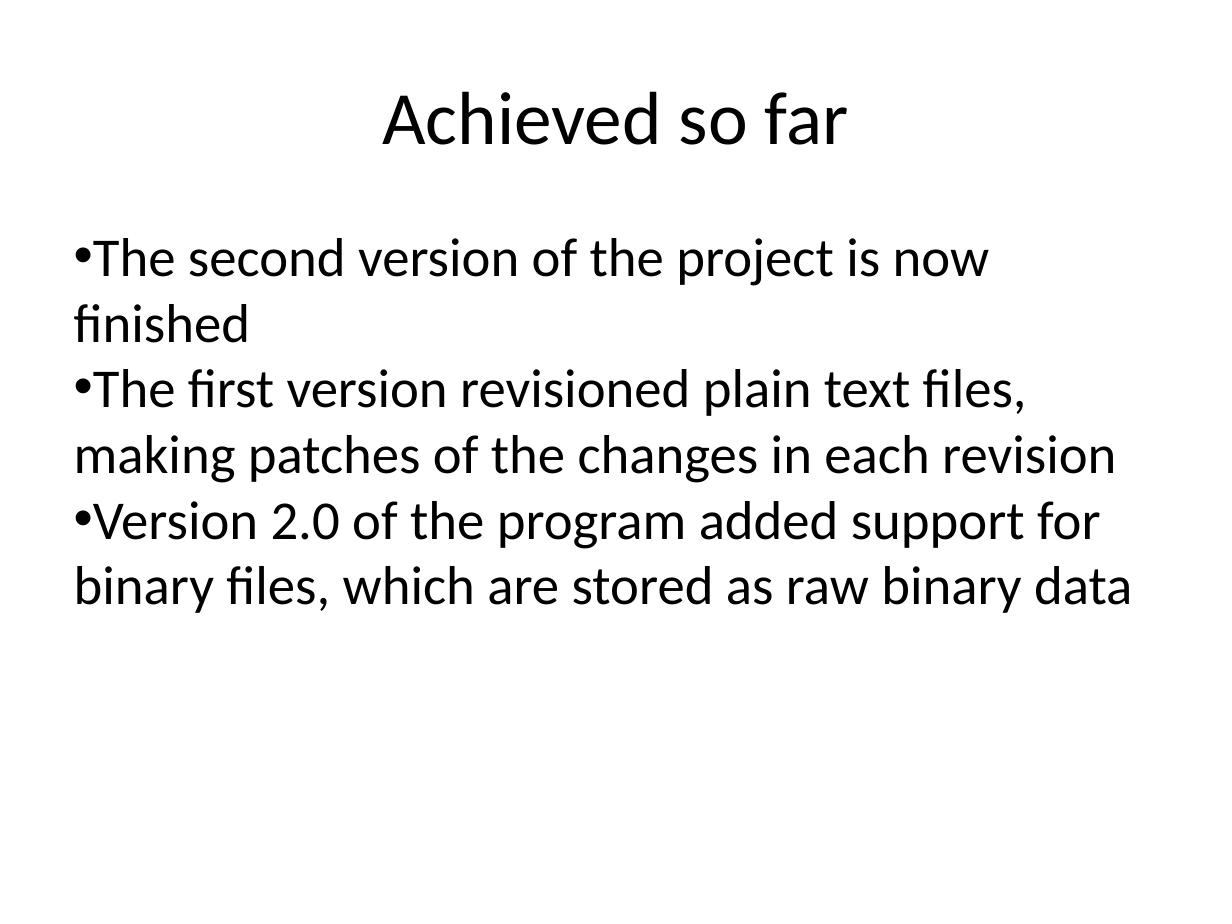
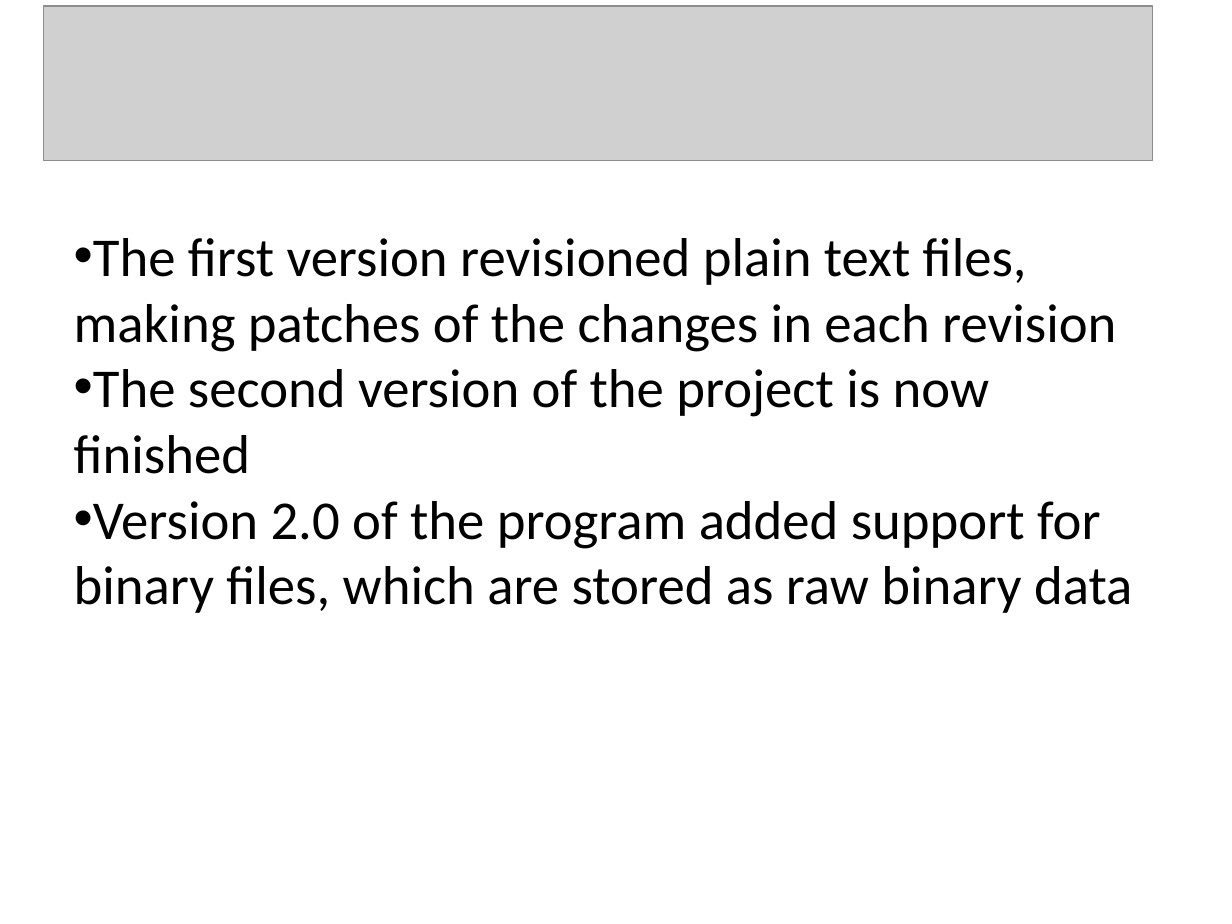
Before and after one commit to KatrinaHoffert/fbms, a slide deck: slide 7 of doc/milestone_6/final_presentation.pptx. Drawn at 1232x924 pixels with LibreOffice and Linux fonts; fonts in the diff are those of the drawing; grey boxes stand for pictures; background and template pictures are left out. Boxes give left, top, right and bottom in pixels: in the first picture for what was removed or moved away, otherwise in the second. Text is boxed around its words. In the diff, an @@ line names an element or a change of style, - is before the commit and + after.

```diff
--- a/doc/milestone_6/final_presentation.pptx
+++ b/doc/milestone_6/final_presentation.pptx
@@ picture added at bbox=[43, 6, 1152, 160] @@
@@ text removed at bbox=[382, 91, 849, 145] @@
-Achieved so far
@@ text at bbox=[74, 238, 1116, 352]: paragraph added @@
+• The first version revisioned plain text files, making patches of the changes in each revision
@@ text at bbox=[74, 369, 1116, 483]: paragraph removed @@
-• The first version revisioned plain text files, making patches of the changes in each revision
```
Also in this commit, not shown: 15 other slides changed, 1 slide added, 1 slide removed.
